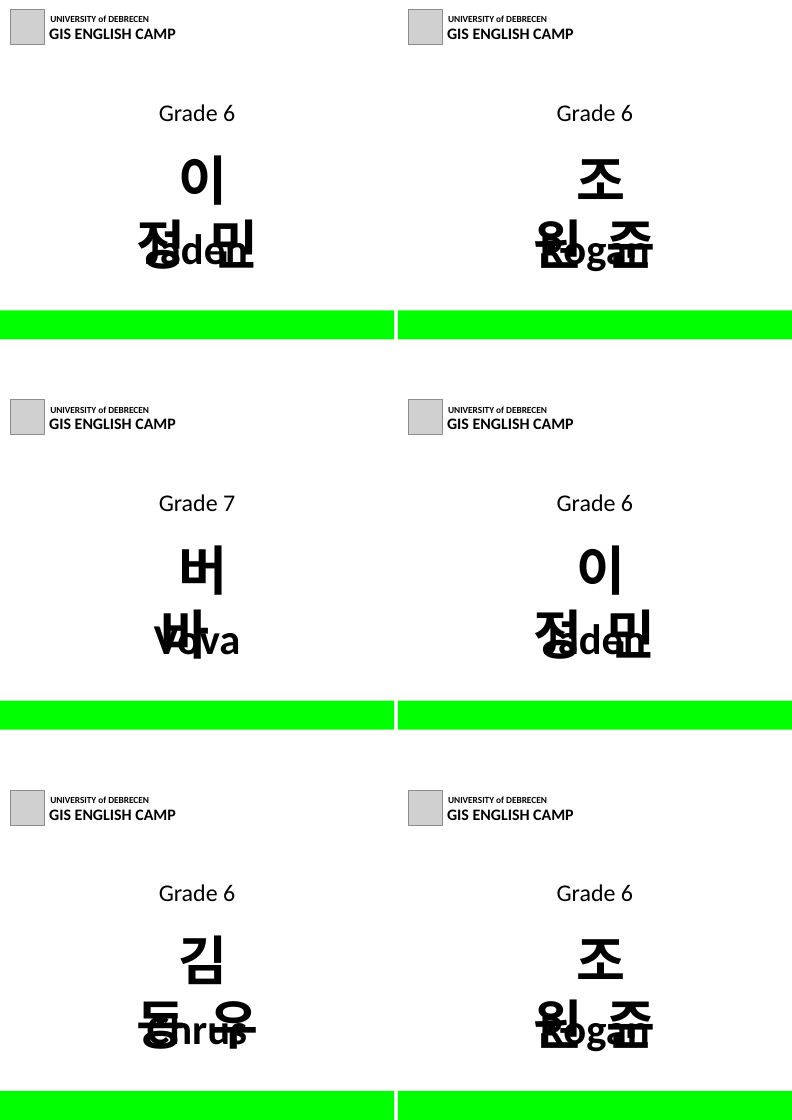
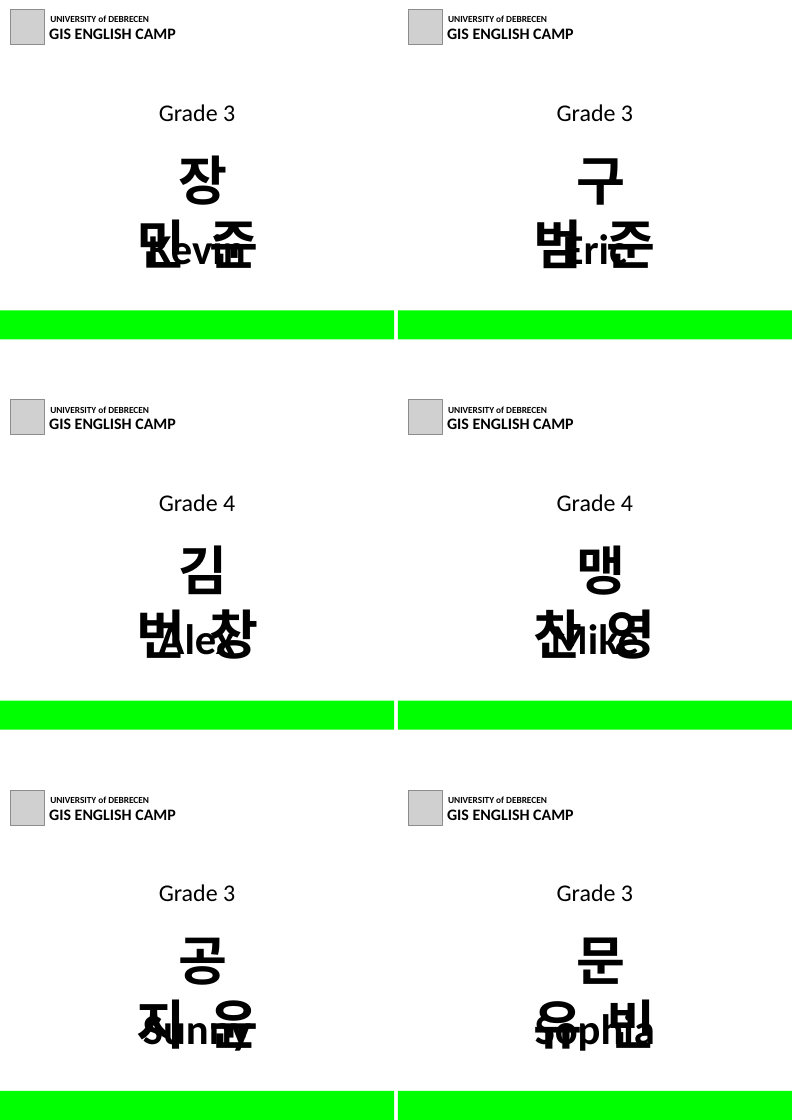
Before and after one commit to AIdward/english-camp-manage, a slide deck: slide 1 of Nametag/nametag.pptx (slide 2 before the commit). Drawn at 792x1120 pixels with LibreOffice and Linux fonts; fonts in the diff are those of the drawing; grey boxes stand for pictures. Boxes give left, top, right and bottom in pixels: in the first picture for what was removed or moved away, otherwise in the second. Text is boxed around its words. In the diff, an @@ line names an element or a change of style, - is before the commit and + after.

```diff
--- a/Nametag/nametag.pptx
+++ b/Nametag/nametag.pptx
@@ text at (159,104,235,121): text changed @@
-Grade 6
+Grade 3
@@ text at (557,104,633,121): text changed @@
-Grade 6
+Grade 3
@@ text at (136,155,258,268): text changed @@
-이 정 민
+장 민 준
@@ text at (534,158,656,269): text changed @@
-조 원 준
+구 범 준
@@ text at (148,229,245,268): text changed @@
-Jaden
+Kevin
@@ text at (563,229,627,269): text changed @@
-Rogan
+Eric
@@ text at (159,494,235,511): text changed @@
-Grade 7
+Grade 4
@@ text at (557,494,633,511): text changed @@
-Grade 6
+Grade 4
@@ text at (136,545,258,659): text changed @@
-버 바
+김 번 창
@@ text at (534,545,656,659): text changed @@
-이 정 민
+맹 찬 영
@@ text at (159,619,236,659): text changed @@
-Vova
+Alex
@@ text at (551,619,639,665): text changed @@
-Jaden
+Mike
@@ text at (159,884,235,901): text changed @@
-Grade 6
+Grade 3
@@ text at (557,884,633,901): text changed @@
-Grade 6
+Grade 3
@@ text at (136,937,258,1051): text changed @@
-김 동 우
+공 지 윤
@@ text at (534,937,656,1051): text changed @@
-조 원 준
+문 유 빈
@@ text at (143,1009,251,1051): text changed @@
-Chrus
+Sunny
@@ text at (535,1009,655,1055): text changed @@
-Rogan
+Sophia
```
Also in this commit, not shown: 3 other slides changed, 3 slides added, 4 other files.
